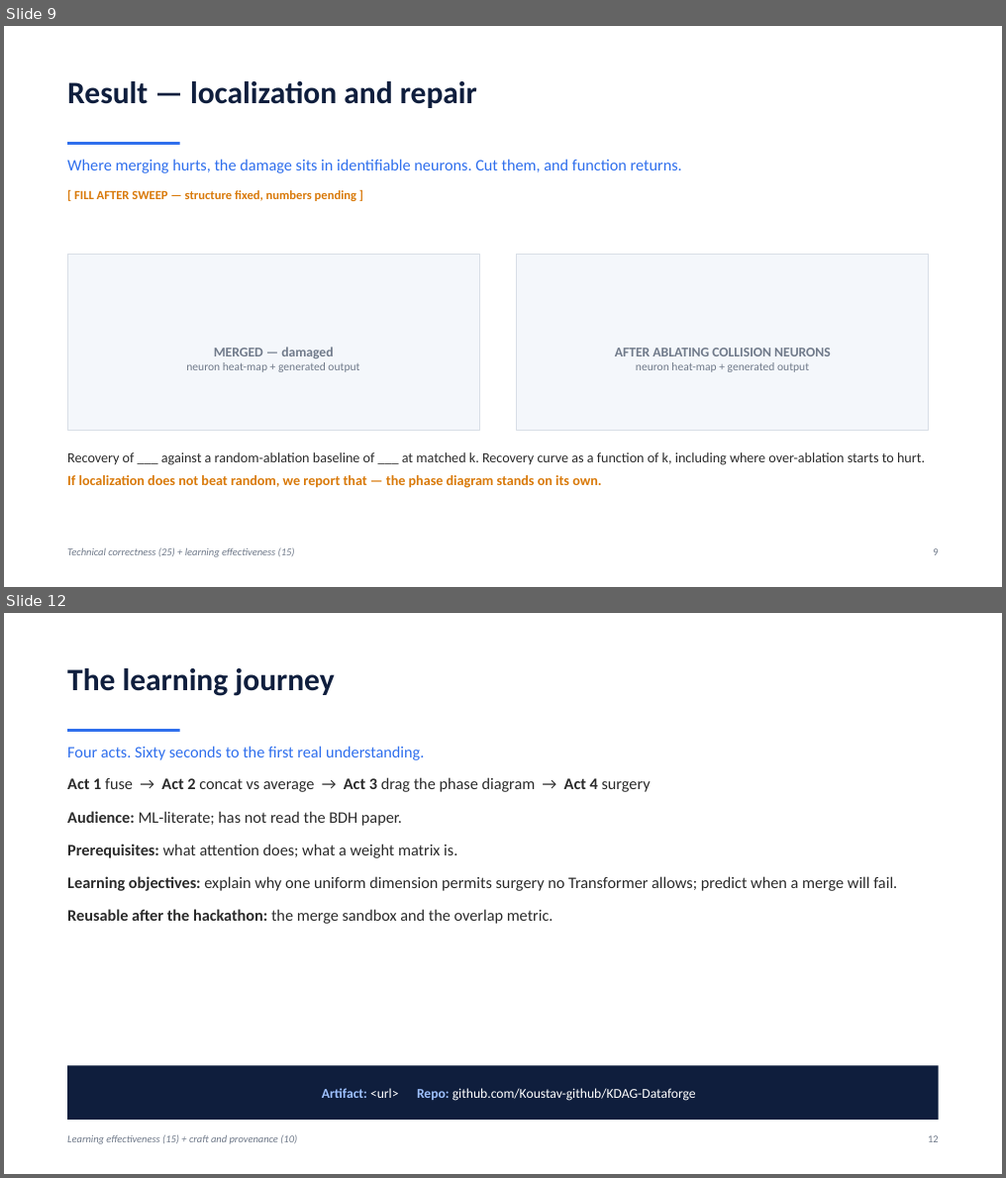
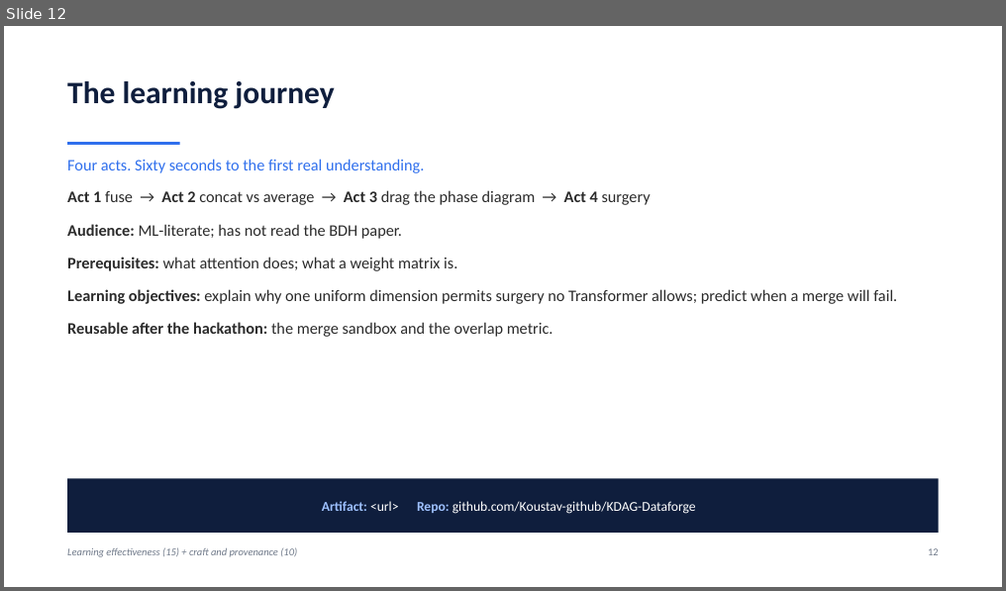
Before and after one commit to Koustav-github/KDAG-Dataforge, a slide deck: docs/Model_Surgery_Deck.pptx. Shown one above the other, each under a label of ours: slides 9 and 12 before the commit, slide 12 after it; the slides between them are not shown. The pictures are 1006x1178 and 1006x591 pixels, drawn with LibreOffice and Linux fonts; fonts in the diff are those of the drawing. Boxes give left, top, right and bottom in pixels: in the first picture for what was removed or moved away, otherwise in the second. Text is boxed around its words. In the diff, an @@ line names an element or a change of style, - is before the commit and + after.

```diff
--- a/docs/Model_Surgery_Deck.pptx
+++ b/docs/Model_Surgery_Deck.pptx
@@ slide 9 removed at bbox=[4, 26, 1002, 587], background #FFFFFF @@
@@ text removed at bbox=[67, 81, 477, 108] @@
-Result — localization and repair
@@ rectangle removed at bbox=[67, 142, 180, 145] @@
@@ text removed at bbox=[67, 159, 682, 174] @@
-Where merging hurts, the damage sits in identifiable neurons. Cut them, and function returns.
@@ text removed at bbox=[74, 190, 356, 201] @@
-[ FILL AFTER SWEEP — structure fixed, numbers pending ]
@@ rectangle removed at bbox=[67, 255, 479, 430] @@
-MERGED — damaged
-neuron heat-map + generated output
@@ rectangle removed at bbox=[517, 255, 929, 430] @@
-AFTER ABLATING COLLISION NEURONS
-neuron heat-map + generated output
@@ text removed at bbox=[67, 453, 925, 488] @@
-Recovery of ___ against a random-ablation baseline of ___ at matched k. Recovery curve as a function of k, including where over-ablation starts to hurt.
-If localization does not beat random, we report that — the phase diagram stands on its own.
@@ text removed at bbox=[67, 548, 295, 558] @@
-Technical correctness (25) + learning effectiveness (15)
@@ text removed at bbox=[933, 549, 938, 556] @@
-9
```
Also in this commit, not shown: 7 slides changed, 2 slides added, 1 other slide removed, 6 other files.
